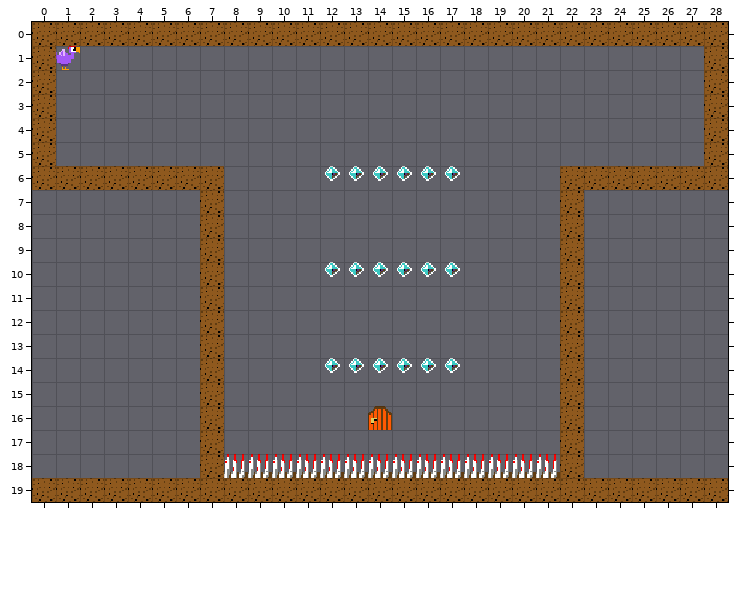
A Tiled map (JSON) gets an edit: src/levels/level-12.tmj. The picture above was drawn from the file before the commit.
Cells are 16x16 px. Shown: x 0..28, y 0..19.
And afterwards:
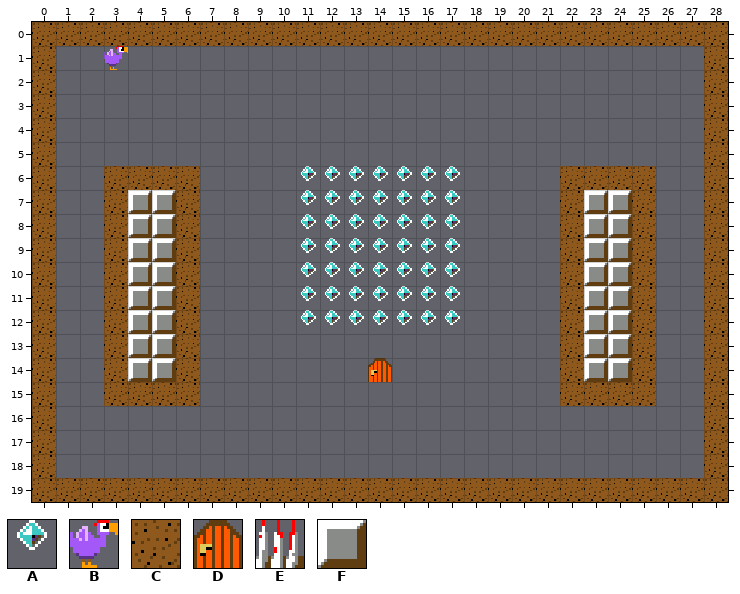
Key: from "LittleJS Platformer": A 0, B 2, C 5, D 6, E 7, F 8.
_ is an empty cell.
The edit:
{"where": "layer \"Foreground\""}
{"y":1,"x":1,"old":"B","new":"_"}
{"y":1,"x":3,"old":"_","new":"B"}
{"y":6,"x":1,"old":"CC","new":"__"}
{"y":6,"x":7,"old":"C","new":"_"}
{"y":6,"x":11,"old":"_","new":"A"}
{"y":6,"x":26,"old":"CC","new":"__"}
{"y":7,"x":0,"old":"_","new":"C"}
{"y":7,"x":3,"old":"____C","new":"CFFC_"}
{"y":7,"x":11,"old":"_______","new":"AAAAAAA"}
{"y":7,"x":23,"old":"___","new":"FFC"}
{"y":7,"x":28,"old":"_","new":"C"}
{"y":8,"x":0,"old":"_","new":"C"}
{"y":8,"x":3,"old":"____C","new":"CFFC_"}
{"y":8,"x":11,"old":"_______","new":"AAAAAAA"}
{"y":8,"x":23,"old":"___","new":"FFC"}
{"y":8,"x":28,"old":"_","new":"C"}
{"y":9,"x":0,"old":"_","new":"C"}
{"y":9,"x":3,"old":"____C","new":"CFFC_"}
{"y":9,"x":11,"old":"_______","new":"AAAAAAA"}
{"y":9,"x":23,"old":"___","new":"FFC"}
{"y":9,"x":28,"old":"_","new":"C"}
{"y":10,"x":0,"old":"_","new":"C"}
{"y":10,"x":3,"old":"____C","new":"CFFC_"}
{"y":10,"x":11,"old":"_","new":"A"}
{"y":10,"x":23,"old":"___","new":"FFC"}
{"y":10,"x":28,"old":"_","new":"C"}
{"y":11,"x":0,"old":"_","new":"C"}
{"y":11,"x":3,"old":"____C","new":"CFFC_"}
{"y":11,"x":11,"old":"_______","new":"AAAAAAA"}
{"y":11,"x":23,"old":"___","new":"FFC"}
{"y":11,"x":28,"old":"_","new":"C"}
{"y":12,"x":0,"old":"_","new":"C"}
{"y":12,"x":3,"old":"____C","new":"CFFC_"}
{"y":12,"x":11,"old":"_______","new":"AAAAAAA"}
{"y":12,"x":23,"old":"___","new":"FFC"}
{"y":12,"x":28,"old":"_","new":"C"}
{"y":13,"x":0,"old":"_","new":"C"}
{"y":13,"x":3,"old":"____C","new":"CFFC_"}
{"y":13,"x":23,"old":"___","new":"FFC"}
{"y":13,"x":28,"old":"_","new":"C"}
{"y":14,"x":0,"old":"_","new":"C"}
{"y":14,"x":3,"old":"____C","new":"CFFC_"}
{"y":14,"x":12,"old":"AAAAAA","new":"__D___"}
{"y":14,"x":23,"old":"___","new":"FFC"}
{"y":14,"x":28,"old":"_","new":"C"}
{"y":15,"x":0,"old":"_","new":"C"}
{"y":15,"x":3,"old":"____C","new":"CCCC_"}
{"y":15,"x":23,"old":"___","new":"CCC"}
{"y":15,"x":28,"old":"_","new":"C"}
{"y":16,"x":0,"old":"_","new":"C"}
{"y":16,"x":7,"old":"C","new":"_"}
{"y":16,"x":14,"old":"D","new":"_"}
{"y":16,"x":22,"old":"C","new":"_"}
{"y":16,"x":28,"old":"_","new":"C"}
{"y":17,"x":0,"old":"_","new":"C"}
{"y":17,"x":7,"old":"C","new":"_"}
{"y":17,"x":22,"old":"C","new":"_"}
{"y":17,"x":28,"old":"_","new":"C"}
{"y":18,"x":0,"old":"_","new":"C"}
{"y":18,"x":7,"old":"CEEEEEEEEEEEEEEC","new":"________________"}
{"y":18,"x":28,"old":"_","new":"C"}
